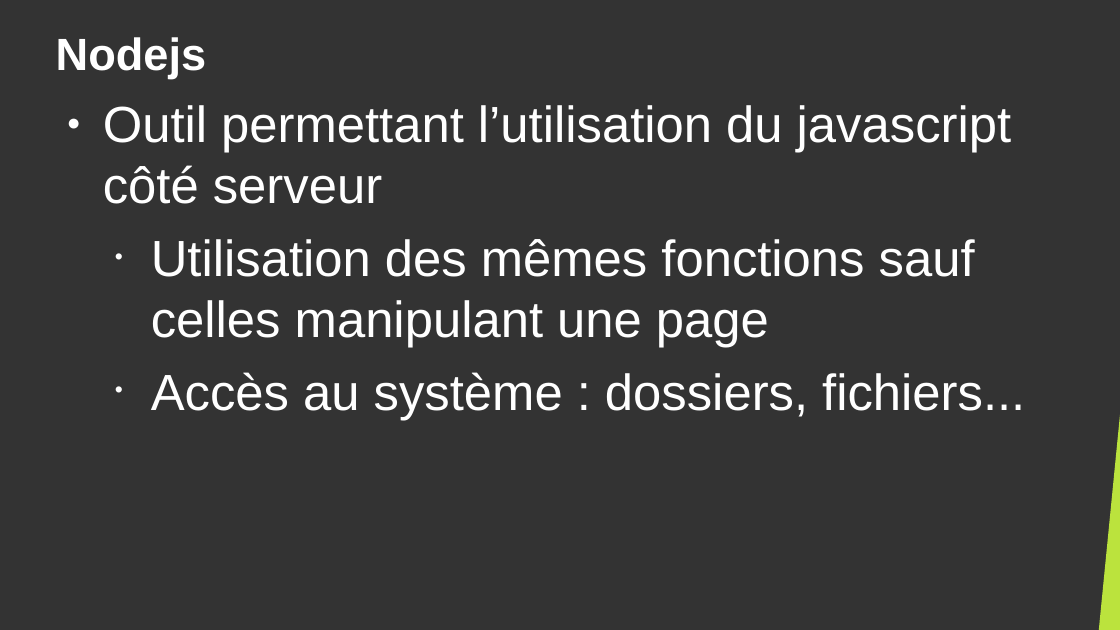
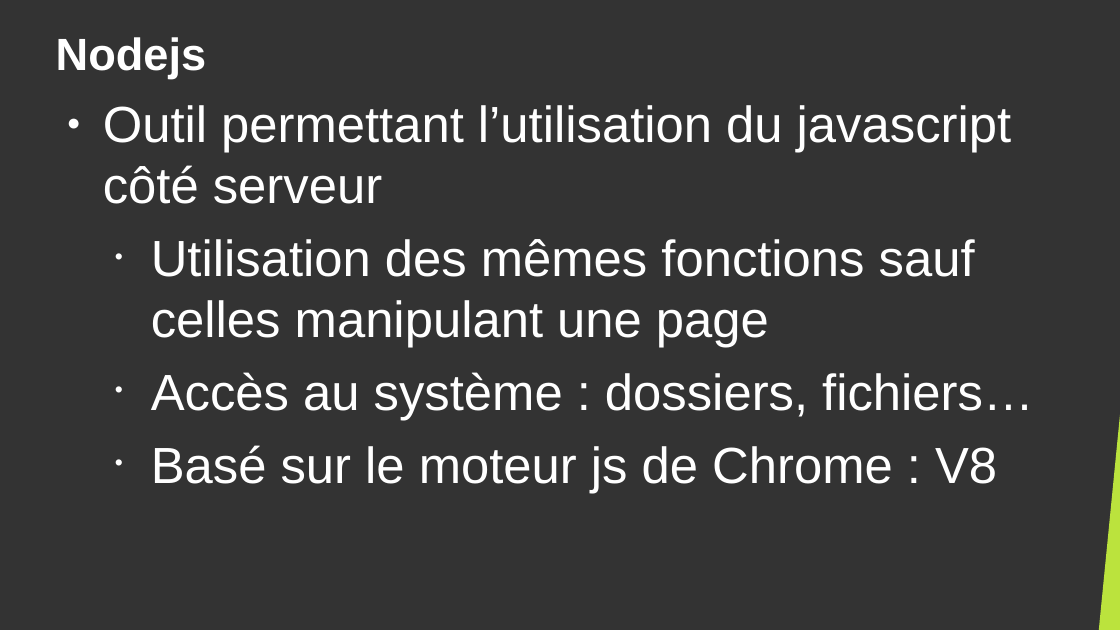
Before and after one commit to DanYellow/cours, a slide deck: slide 3 of developpement-front-s5/travaux-pratiques/numero-4/presentation.odp. Drawn at 1120x630 pixels with LibreOffice and Linux fonts; fonts in the diff are those of the drawing. Boxes give left, top, right and bottom in pixels: in the first picture for what was removed or moved away, otherwise in the second. Text is boxed around its words. In the diff, an @@ line names an element or a change of style, - is before the commit and + after.

```diff
--- a/developpement-front-s5/travaux-pratiques/numero-4/presentation.odp
+++ b/developpement-front-s5/travaux-pratiques/numero-4/presentation.odp
@@ text at bbox=[151, 372, 1034, 493]: text changed @@
-  • Accès au système : dossiers, fichiers...
+  • Accès au système : dossiers, fichiers…
+  • Basé sur le moteur js de Chrome : V8
```
Also in this commit, not shown: 4 other slides changed, 1 slide added, 1 slide removed, 2 other files.
